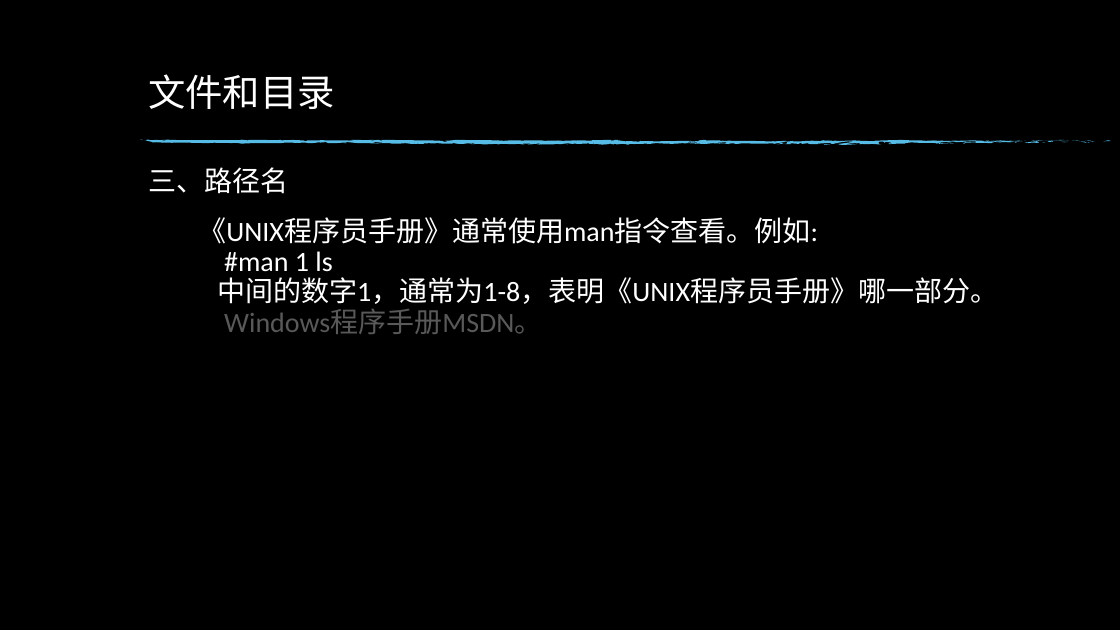
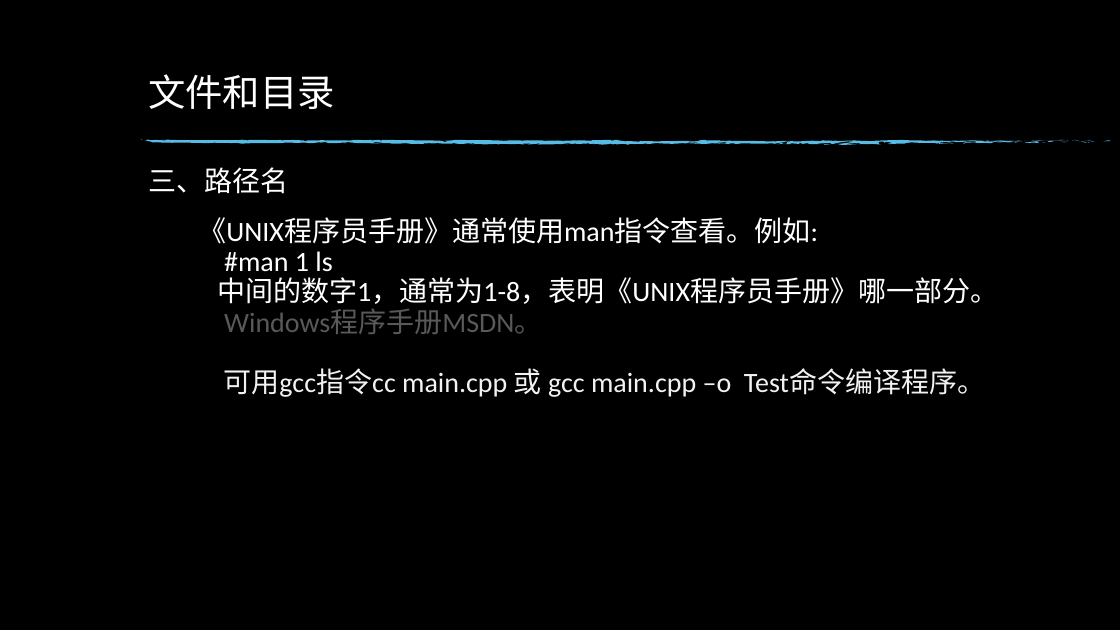
Before and after one commit to hym-dn/APUE, a slide deck: slide 15 of Doc/UNIX开发01.pptx. Drawn at 1120x630 pixels with LibreOffice and Linux fonts; fonts in the diff are those of the drawing; background and template pictures are left out. Boxes give left, top, right and bottom in pixels: in the first picture for what was removed or moved away, otherwise in the second. Text is boxed around its words. In the diff, an @@ line names an element or a change of style, - is before the commit and + after.

```diff
--- a/Doc/UNIX开发01.pptx
+++ b/Doc/UNIX开发01.pptx
@@ text at (x1=223, y1=368, x2=985, y2=397): paragraph added @@
+可用gcc指令cc main.cpp 或 gcc main.cpp –o Test命令编译程序。
```
Also in this commit, not shown: 1 other slide changed, 5 slides added.
